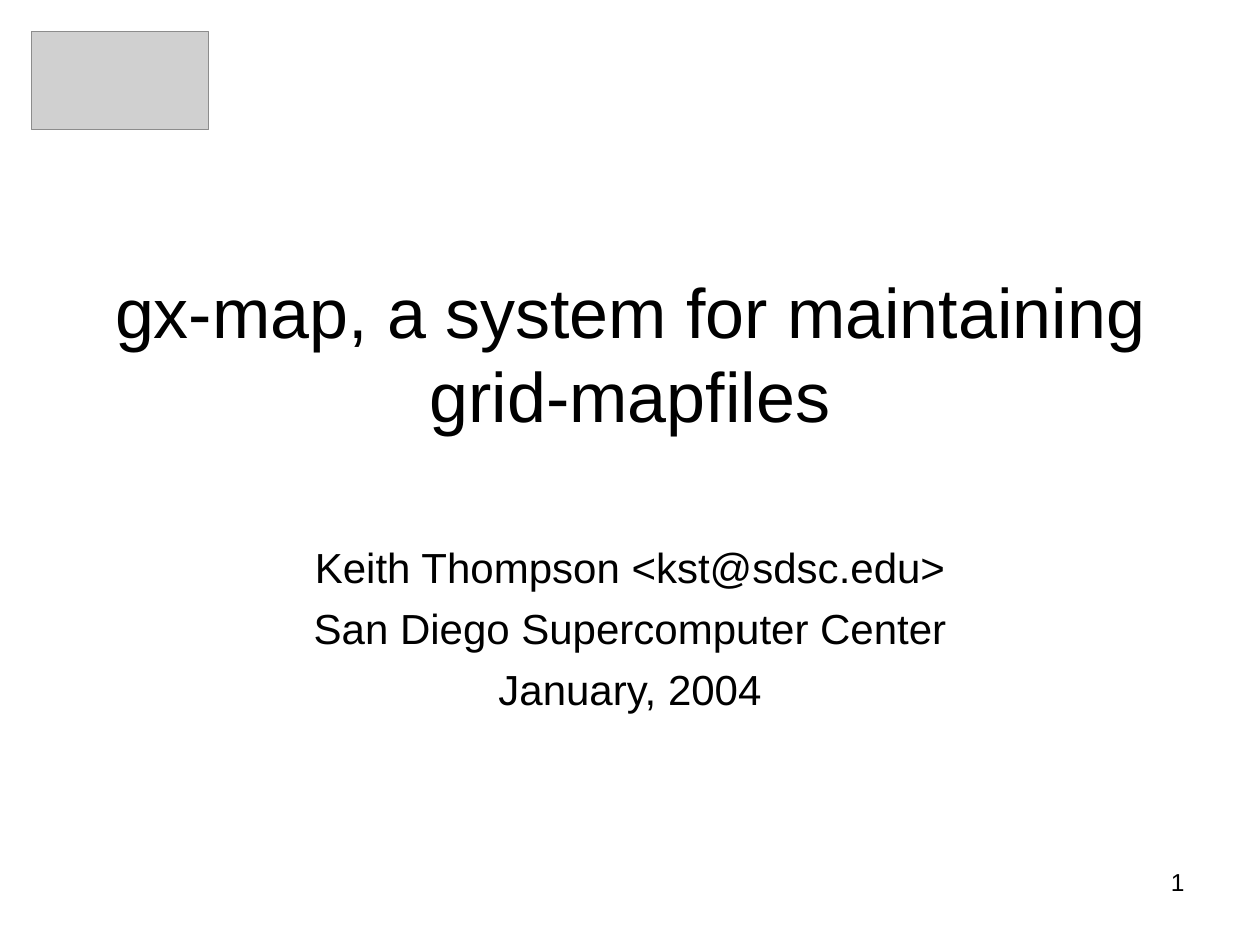
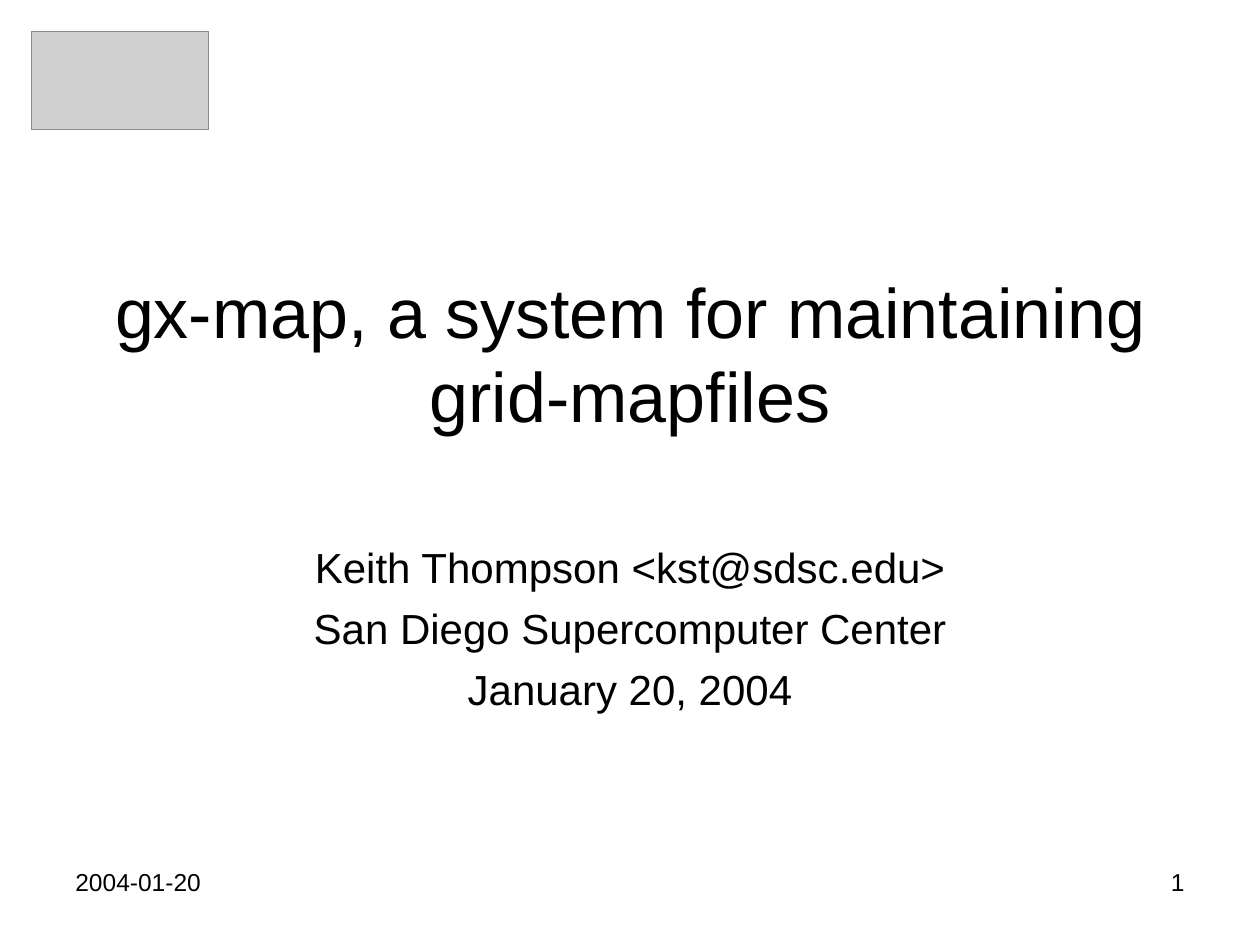
Before and after one commit to Keith-S-Thompson/gx-map, a slide deck: slide 1 of gx-map.ppt. Drawn at 1260x945 pixels with LibreOffice and Linux fonts; fonts in the diff are those of the drawing; grey boxes stand for pictures. Boxes give left, top, right and bottom in pixels: in the first picture for what was removed or moved away, otherwise in the second. Text is boxed around its words. In the diff, an @@ line names an element or a change of style, - is before the commit and + after.

```diff
--- a/gx-map.ppt
+++ b/gx-map.ppt
@@ subtitle at (468, 675, 792, 714): text changed @@
-January, 2004
+January 20, 2004
@@ text added at (75, 874, 200, 892), 14 pt, text #000000 @@
+2004-01-20
```
Also in this commit, not shown: 14 other slides changed.
